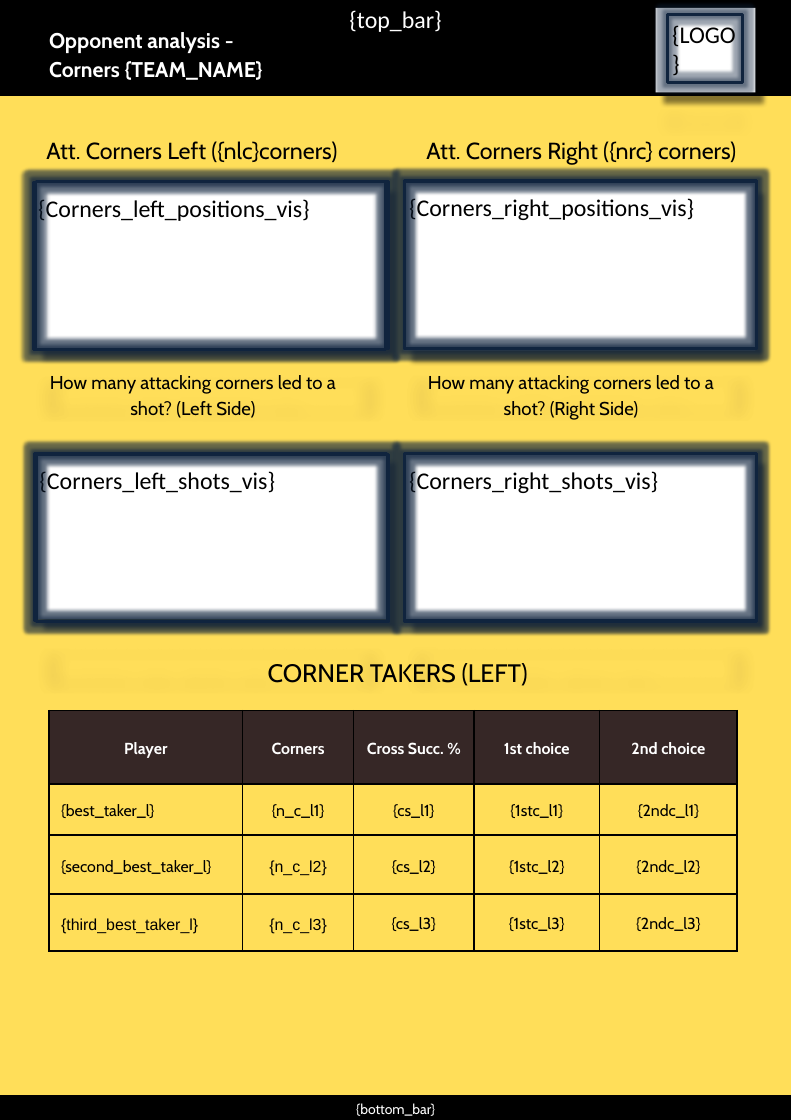
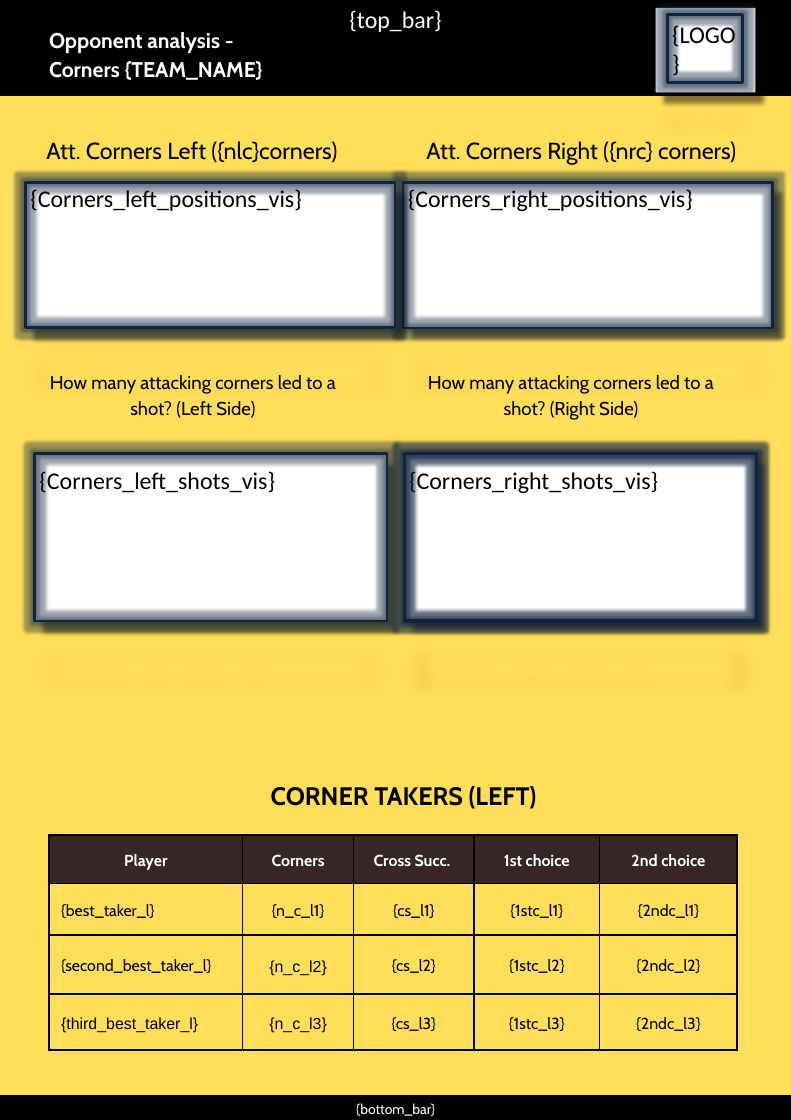
Before and after one commit to RoelandKramer/opp_analysis2, a slide deck: slide 1 of template_opp_analysis.pptx. Drawn at 791x1120 pixels with LibreOffice and Linux fonts; fonts in the diff are those of the drawing. Boxes give left, top, right and bottom in pixels: in the first picture for what was removed or moved away, otherwise in the second. Text is boxed around its words. In the diff, an @@ line names an element or a change of style, - is before the commit and + after.

```diff
--- a/template_opp_analysis.pptx
+++ b/template_opp_analysis.pptx
@@ rectangle "{Corners_left_positions_vis}": place and size @@
-rectangle "{Corners_left_positions_vis}" at [34, 182, 386, 350]
+rectangle "{Corners_left_positions_vis}" at [26, 182, 396, 328]
@@ rectangle: place and size @@
-rectangle at [35, 182, 387, 350]
+rectangle at [26, 184, 396, 329]
@@ rectangle removed at [35, 181, 388, 349] @@
@@ rectangle "{Corners_right_positions_vis}": place and size @@
-rectangle "{Corners_right_positions_vis}" at [404, 181, 757, 349]
+rectangle "{Corners_right_positions_vis}" at [403, 182, 773, 328]
@@ rectangle: place and size @@
-rectangle at [404, 183, 756, 350]
+rectangle at [404, 182, 774, 328]
@@ rectangle removed at [404, 181, 757, 349] @@
@@ rectangle removed at [36, 454, 389, 622] @@
@@ text "CORNER TAKERS (LEFT)": place and size @@
-text "CORNER TAKERS (LEFT)" at [268, 663, 528, 686]
+text "CORNER TAKERS (LEFT)" at [271, 786, 537, 809]
@@ text "CORNER TAKERS (LEFT)" at [271, 786, 537, 809]: bold on @@
@@ table at [49, 835, 737, 1051] @@
-row 1, column 3: Cross Succ. %
+row 1, column 3: Cross Succ.
@@ table: place and size @@
-table at [49, 711, 737, 951]
+table at [49, 835, 737, 1051]
```
Also in this commit, not shown: 1 other slide changed.
